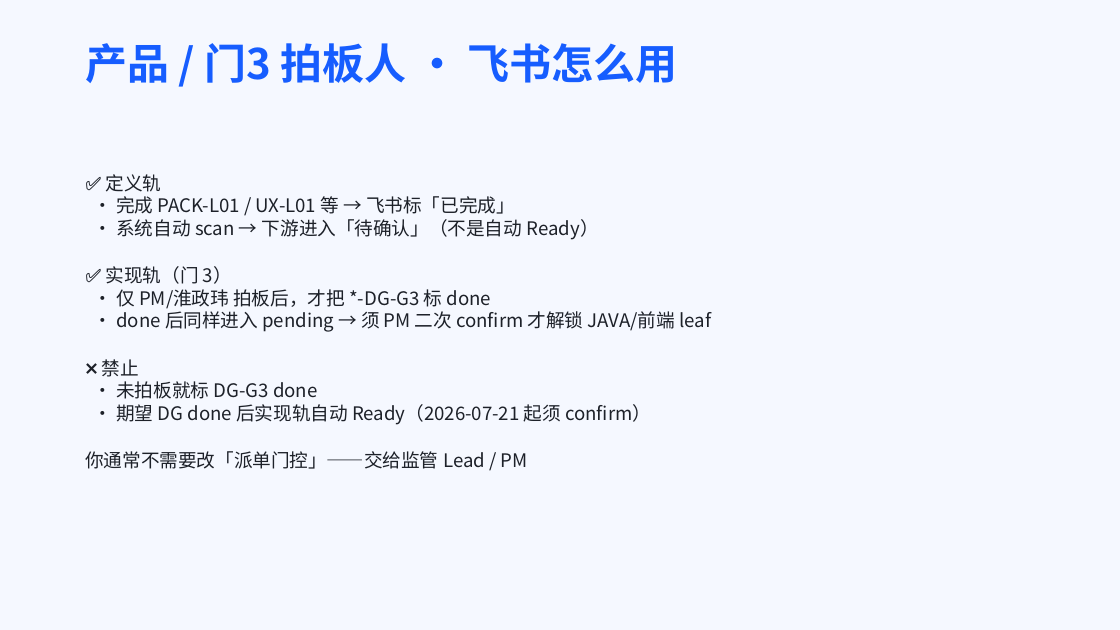
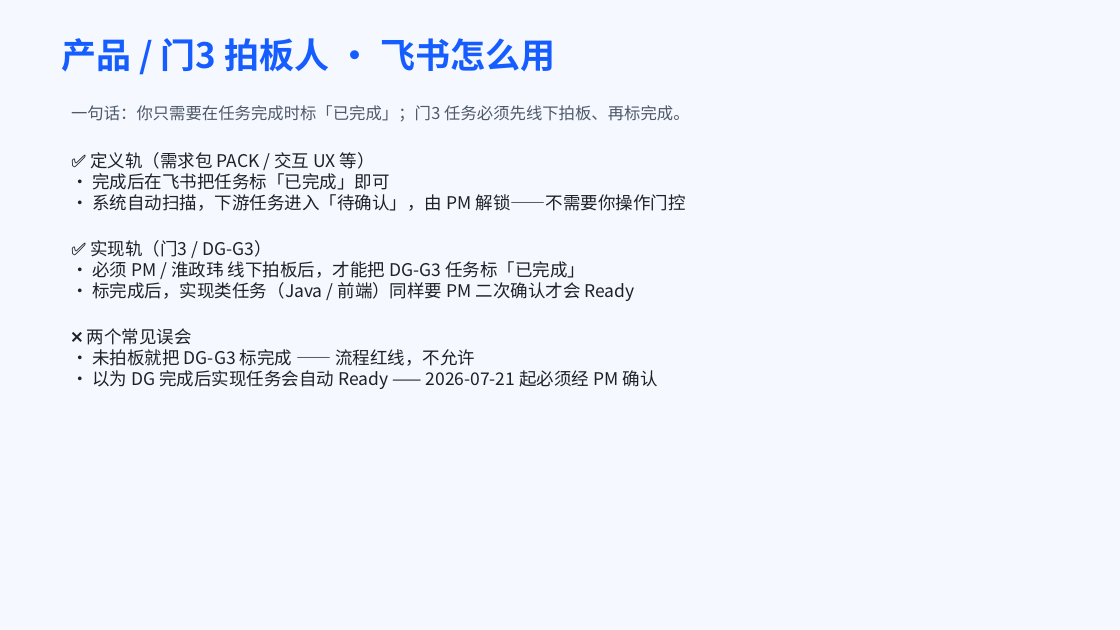
Before and after one commit to Marisolebxf/-, a slide deck: slide 8 of agent-delivery/培训/2026-07-21_dispatch-feishu-training.pptx (slide 7 before the commit). Drawn at 1120x630 pixels with LibreOffice and Linux fonts; fonts in the diff are those of the drawing. Boxes give left, top, right and bottom in pixels: in the first picture for what was removed or moved away, otherwise in the second. Text is boxed around its words. In the diff, an @@ line names an element or a change of style, - is before the commit and + after.

```diff
--- a/agent-delivery/培训/2026-07-21_dispatch-feishu-training.pptx
+++ b/agent-delivery/培训/2026-07-21_dispatch-feishu-training.pptx
@@ title "产品 / 门3 拍板人 · ...": place and size @@
-title "产品 / 门3 拍板人 · ..." at <box>85,43,678,83</box>
+title "产品 / 门3 拍板人 · ..." at <box>61,38,555,72</box>
@@ title "产品 / 门3 拍板人 · ..." at <box>61,38,555,72</box>: size 36 to 30 pt @@
@@ text added at <box>71,105,689,122</box>, 14 pt, text #4E5969 @@
+一句话：你只需要在任务完成时标「已完成」；门3 任务必须先线下拍板、再标完成。
@@ text removed at <box>85,174,711,469</box> @@
-✅ 定义轨
-· 完成 PACK-L01 / UX-L01 等 → 飞书标「已完成」
-· 系统自动 scan → 下游进入「待确认」（不是自动 Ready）
-✅ 实现轨（门 3）
-· 仅 PM/淮政玮 拍板后，才把 *-DG-G3 标 done
-· done 后同样进入 pending → 须 PM 二次 confirm 才解锁 JAVA/前端 leaf
-❌ 禁止
-· 未拍板就标 DG-G3 done
-· 期望 DG done 后实现轨自动 Ready（2026-07-21 起须 confirm）
-你通常不需要改「派单门控」——交给监管 Lead / PM
@@ text added at <box>87,152,686,389</box>, 15 pt, text #1D2129 @@
+✅ 定义轨（需求包 PACK / 交互 UX 等）
+· 完成后在飞书把任务标「已完成」即可
+· 系统自动扫描，下游任务进入「待确认」，由 PM 解锁——不需要你操作门控
+✅ 实现轨（门3 / DG-G3）
+· 必须 PM / 淮政玮 线下拍板后，才能把 DG-G3 任务标「已完成」
+· 标完成后，实现类任务（Java / 前端）同样要 PM 二次确认才会 Ready
+❌ 两个常见误会
+· 未拍板就把 DG-G3 标完成 —— 流程红线，不允许
+· 以为 DG 完成后实现任务会自动 Ready —— 2026-07-21 起必须经 PM 确认
```
Also in this commit, not shown: 12 other slides changed, 8 slides added, 6 slides removed, 2 other files.
